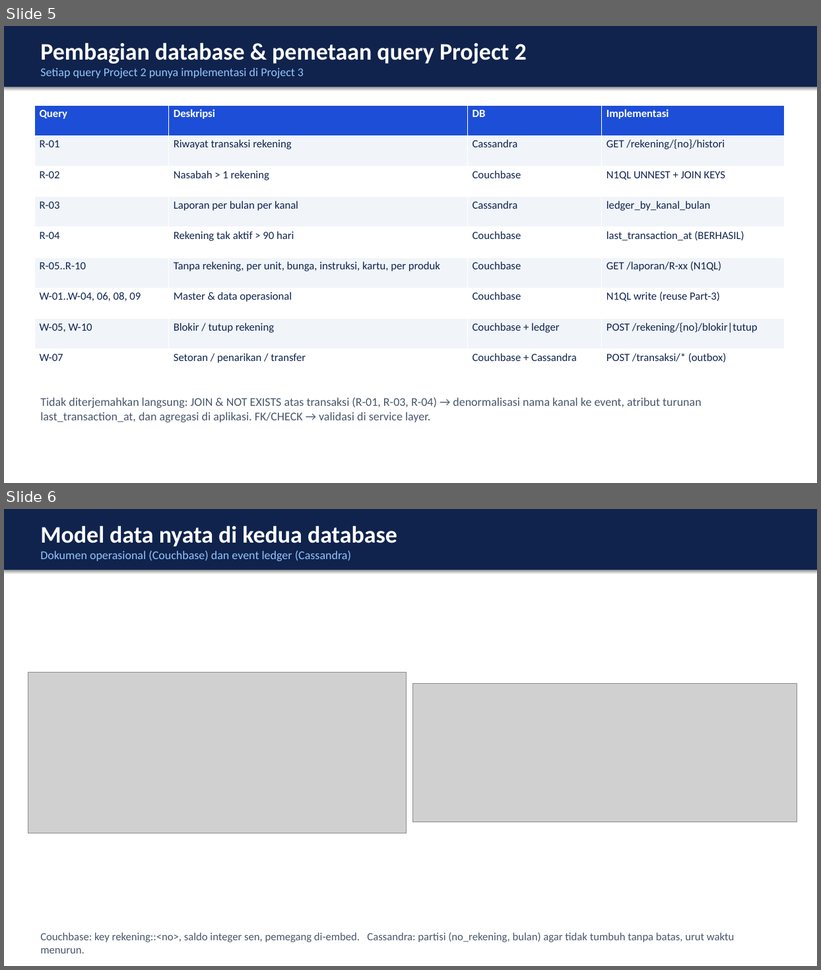
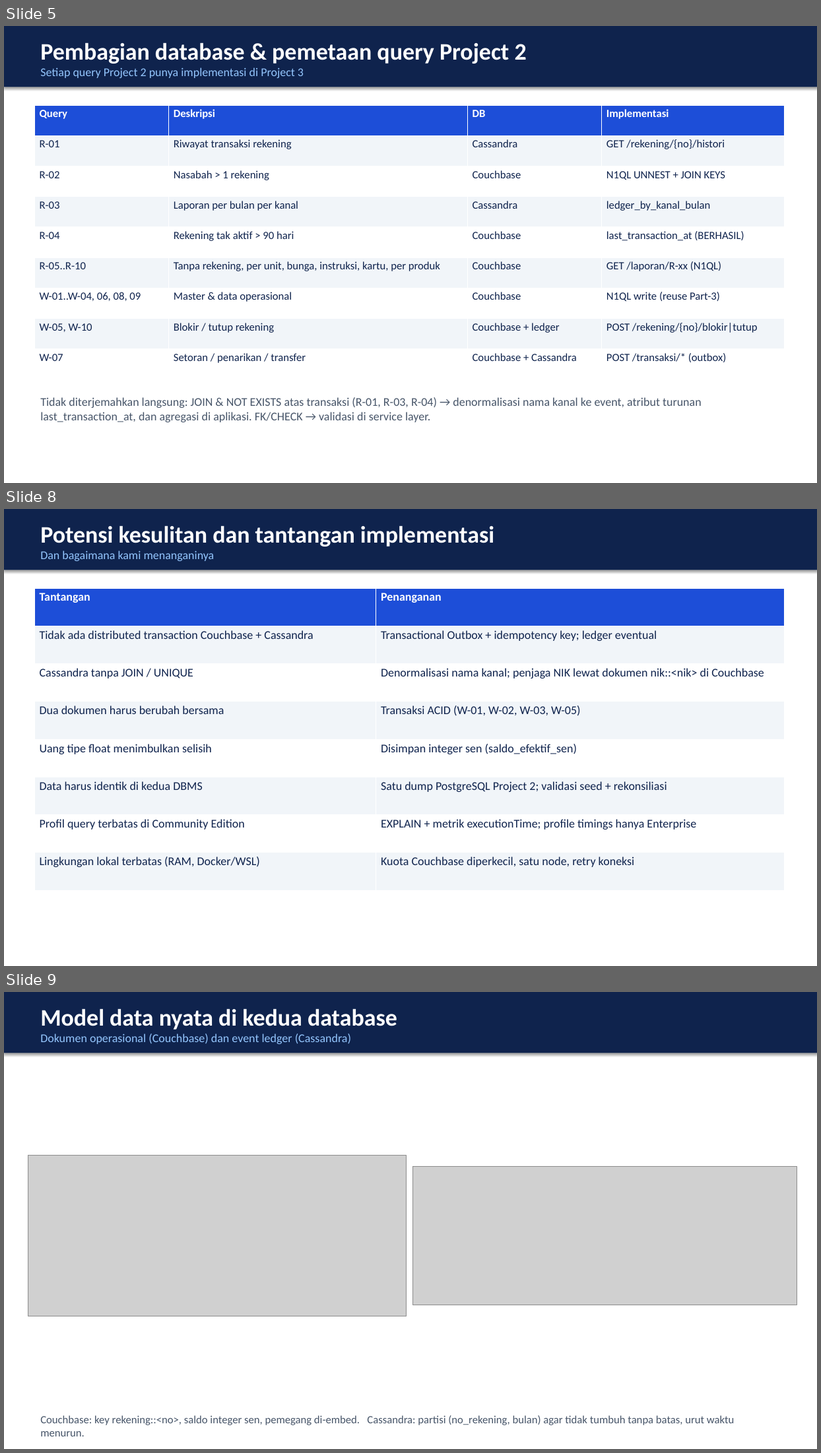
Before and after one commit to wrdtlkhoir/Project-3-BRI-Tabungan-NoSQL, a slide deck: docs/Project3_Presentasi_BRI_Tabungan_NoSQL.pptx. Shown one above the other, each under a label of ours: slides 5 and 6 before the commit, slides 5, 8 and 9 after it; the slides between them are not shown. The pictures are 821x970 and 821x1453 pixels, drawn with LibreOffice and Linux fonts; fonts in the diff are those of the drawing; grey boxes stand for pictures. Boxes give left, top, right and bottom in pixels: in the first picture for what was removed or moved away, otherwise in the second. Text is boxed around its words. In the diff, an @@ line names an element or a change of style, - is before the commit and + after.

Commit message:
docs: tambah slide alasan Couchbase/Cassandra dan tantangan implementasi

```diff
--- a/docs/Project3_Presentasi_BRI_Tabungan_NoSQL.pptx
+++ b/docs/Project3_Presentasi_BRI_Tabungan_NoSQL.pptx
@@ slide 8 added at box(4, 509, 817, 966), background #FFFFFF @@
@@ rectangle added at box(4, 509, 817, 570), fill #0F234D @@
@@ text added at box(40, 525, 494, 547), 28 pt, text #FFFFFF, bold @@
+Potensi kesulitan dan tantangan implementasi
@@ text added at box(40, 551, 215, 561), 14 pt, text #93C5FD @@
+Dan bagaimana kami menanganinya
@@ table added at box(34, 588, 785, 891), 8 rows, 2 columns @@
+Tantangan | Penanganan
+Tidak ada distributed transaction Couchbase + Cassandra | Transactional Outbox + idempotency key; ledger eventual
+Cassandra tanpa JOIN / UNIQUE | Denormalisasi nama kanal; penjaga NIK lewat dokumen nik::<nik> di Couchbase
+Dua dokumen harus berubah bersama | Transaksi ACID (W-01, W-02, W-03, W-05)
+Uang tipe float menimbulkan selisih | Disimpan integer sen (saldo_efektif_sen)
+Data harus identik di kedua DBMS | Satu dump PostgreSQL Project 2; validasi seed + rekonsiliasi
+Profil query terbatas di Community Edition | EXPLAIN + metrik executionTime; profile timings hanya Enterprise
+Lingkungan lokal terbatas (RAM, Docker/WSL) | Kuota Couchbase diperkecil, satu node, retry koneksi
@@ what was slide 6 is now slide 9 @@
```
Also in this commit, not shown: 2 other slides added, 2 other files.
